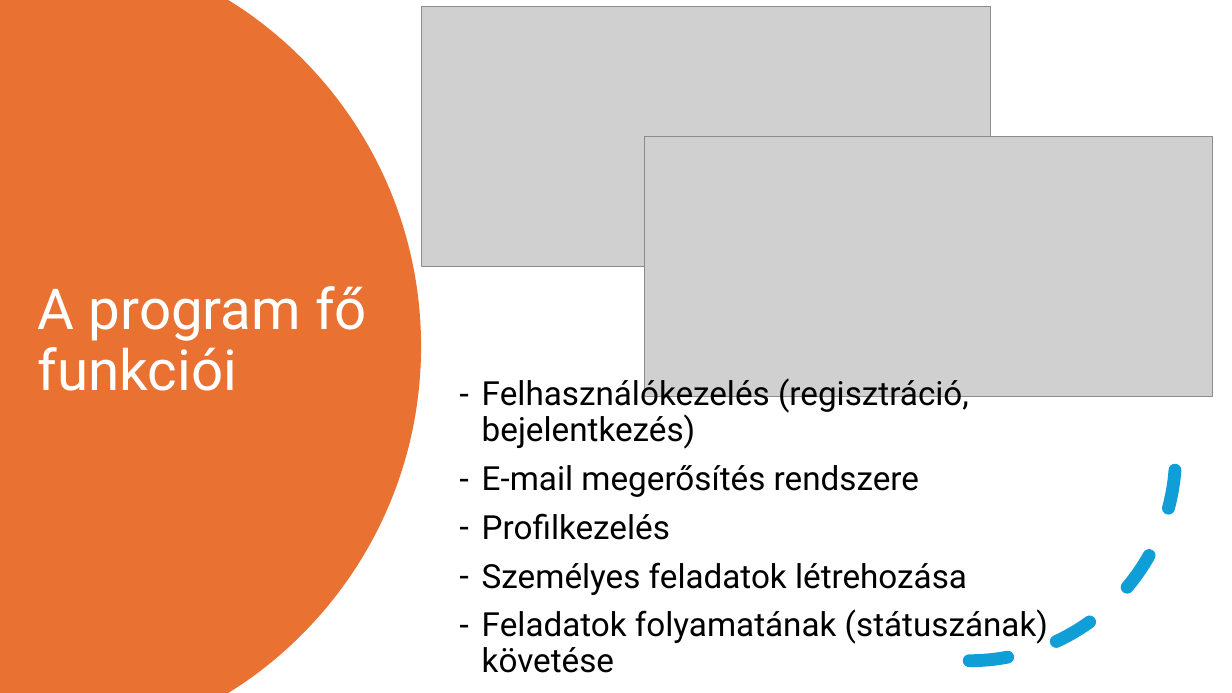
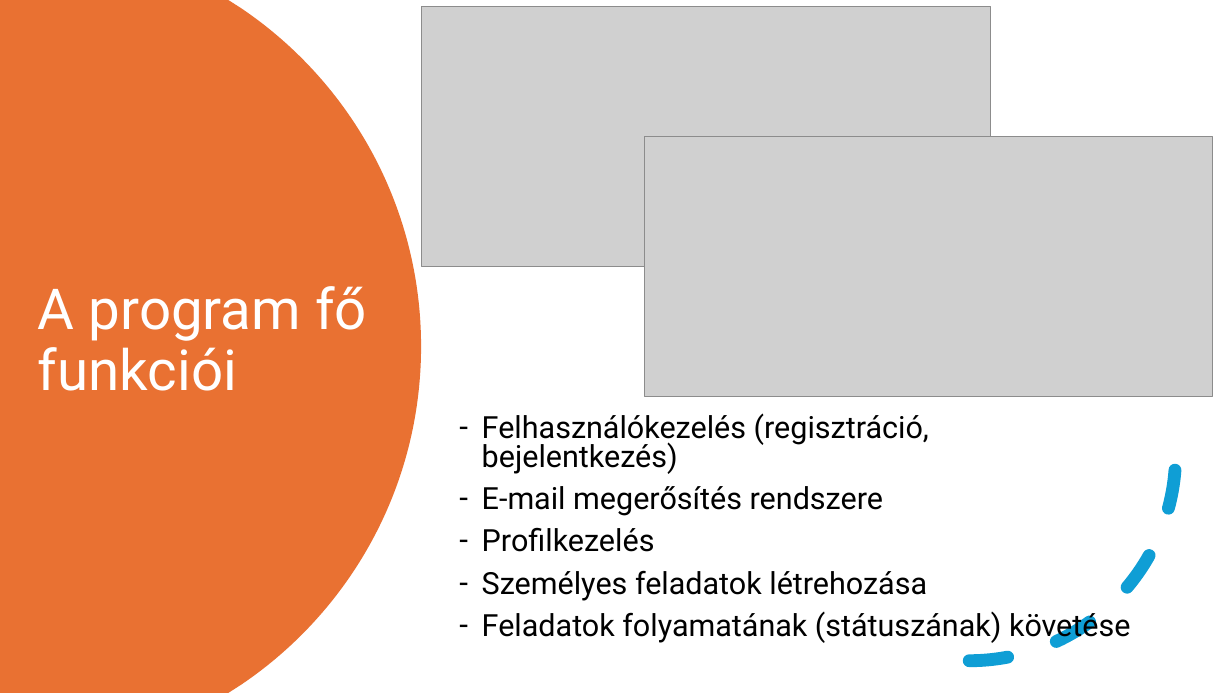
Before and after one commit to FesetoImre5/13_S1_8_vizsgaremek, a slide deck: slide 5 of Dokumentacio/Bemutató_FesetőImre_KapusKevinKamill.pptx. Drawn at 1232x693 pixels with LibreOffice and Linux fonts; fonts in the diff are those of the drawing; grey boxes stand for pictures. Boxes give left, top, right and bottom in pixels: in the first picture for what was removed or moved away, otherwise in the second. Text is boxed around its words. In the diff, an @@ line names an element or a change of style, - is before the commit and + after.

```diff
--- a/Dokumentacio/Bemutató_FesetőImre_KapusKevinKamill.pptx
+++ b/Dokumentacio/Bemutató_FesetőImre_KapusKevinKamill.pptx
@@ text "Felhasználókezelés (regisztráció, bejelentkezés)" at (482,413,1130,643): size 25.9 to 23.8 pt; line spacing 0.9 to 0.8 @@
```
Also in this commit, not shown: 3 other slides changed, 1 slide added, 3 other files.
